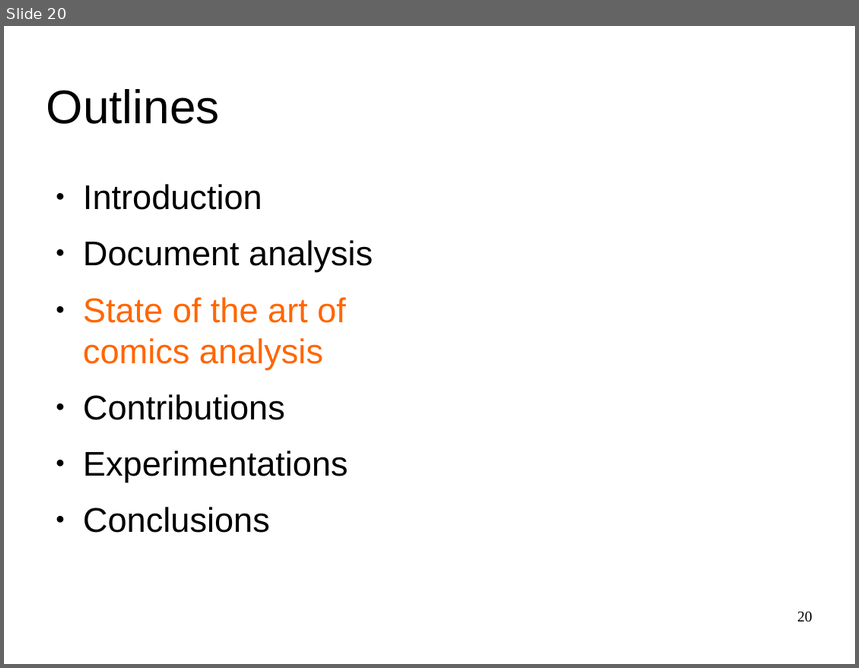
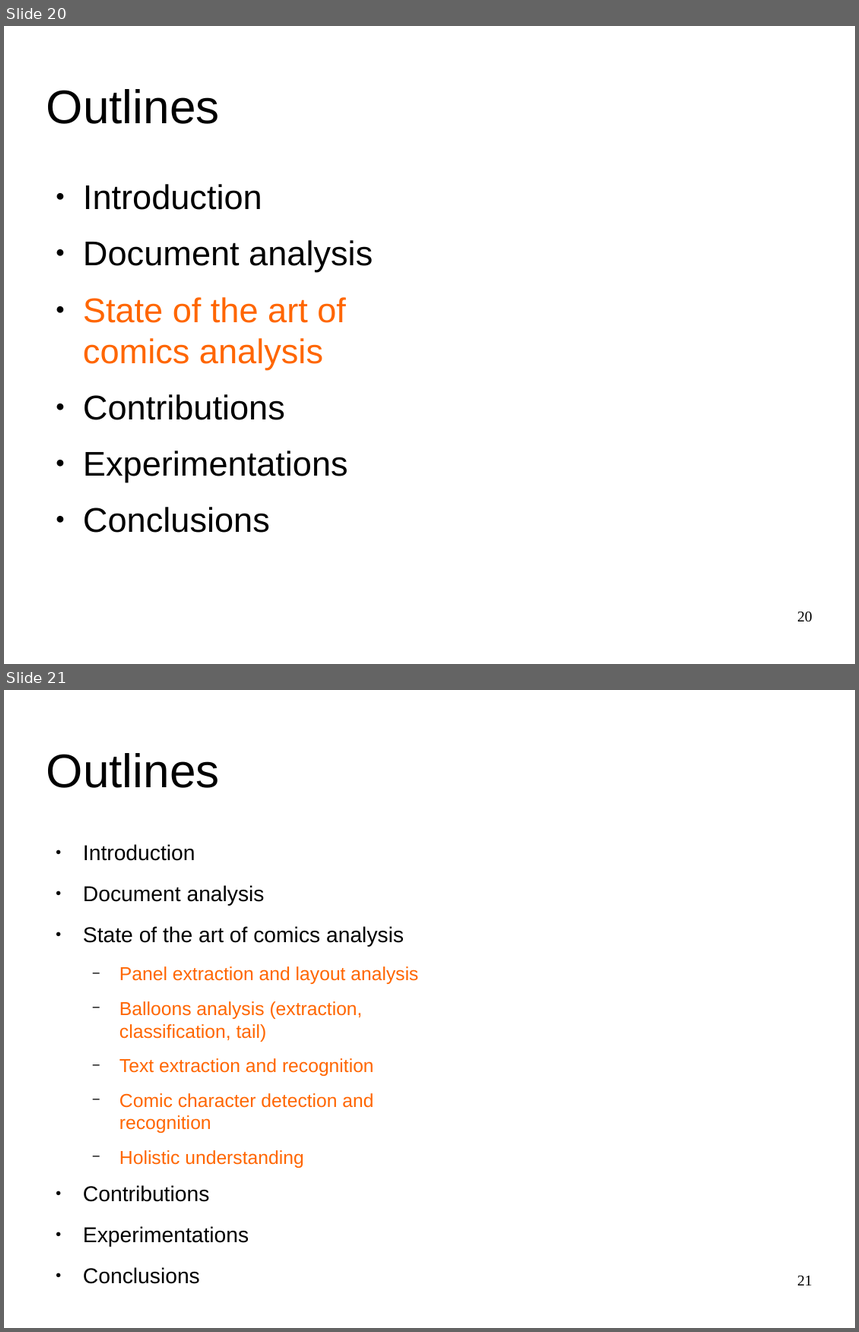
Before and after one commit to crigaud/thesis, a slide deck: presentation/1_context/main.odp. Shown one above the other, each under a label of ours: slide 20 before the commit, slides 20 and 21 after it. The pictures are 859x668 and 859x1332 pixels, drawn with LibreOffice and Linux fonts; fonts in the diff are those of the drawing. Boxes give left, top, right and bottom in pixels: in the first picture for what was removed or moved away, otherwise in the second. Text is boxed around its words. In the diff, an @@ line names an element or a change of style, - is before the commit and + after.

Commit message:
+ sota text and balloon

```diff
--- a/presentation/1_context/main.odp
+++ b/presentation/1_context/main.odp
@@ slide 21 added at [4, 690, 855, 1328], background #FFFFFF @@
@@ title added at [47, 753, 220, 788], 44 pt, text #000000 @@
+Outlines
@@ text added at [83, 844, 418, 1202], 17.5 pt, text #FF6600 @@
+● Introduction
+● Document analysis
+● State of the art of comics analysis
+  − Panel extraction and layout analysis
+  − Balloons analysis (extraction, classification, tail)
+  − Text extraction and recognition
+  − Comic character detection and recognition
+  − Holistic understanding
+● Contributions
+● Experimentations
+● Conclusions
@@ page number added at [797, 1276, 813, 1286], 14 pt, text #000000 @@
+21
```
Also in this commit, not shown: 6 slides changed, 7 other slides added, 5 other files.
